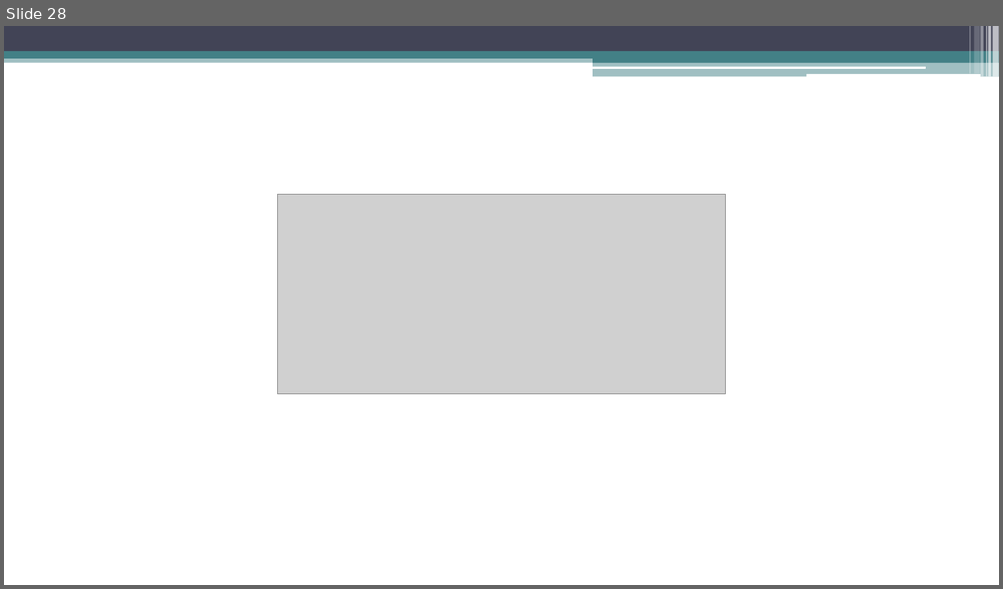
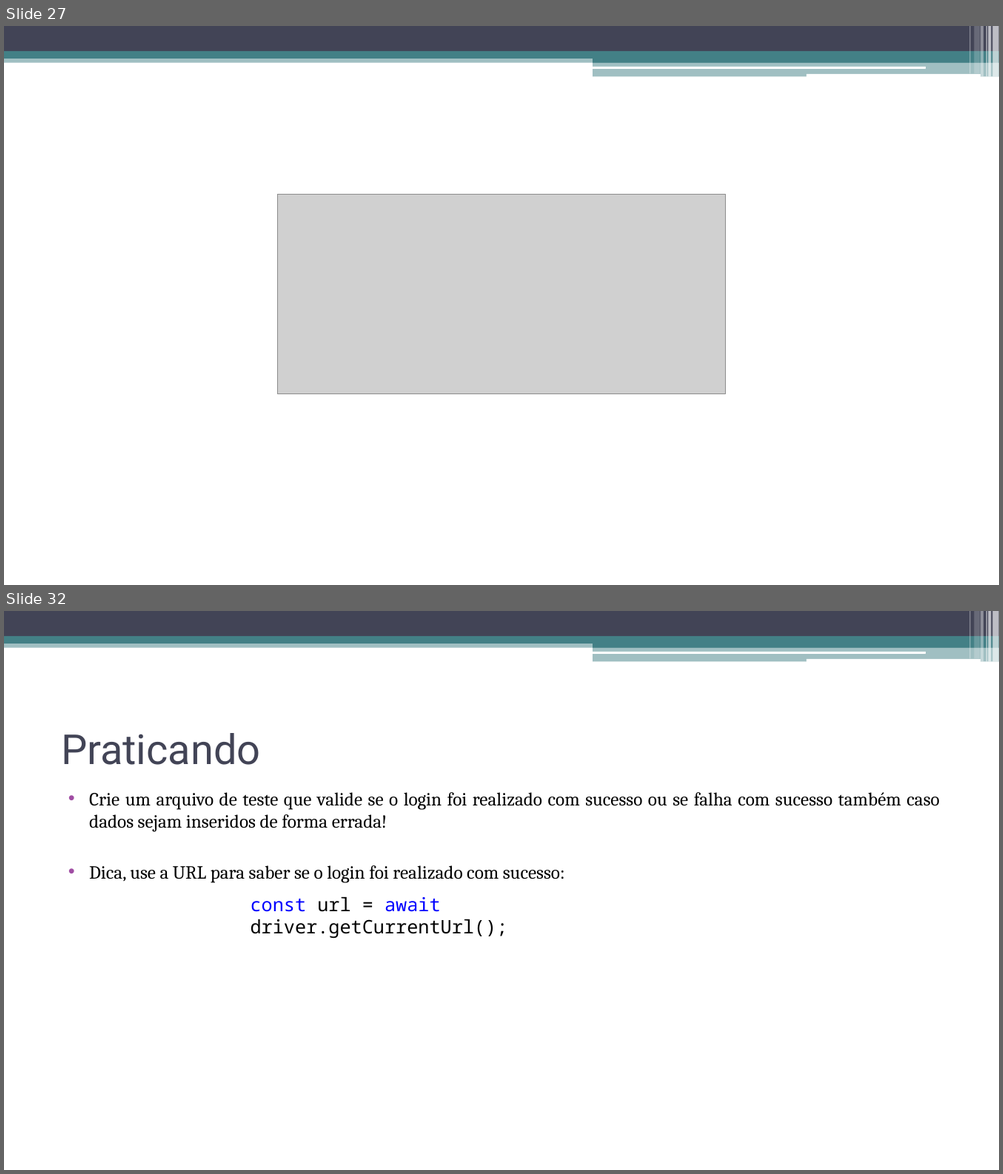
Before and after one commit to CarlosWGama/js-selenium, a slide deck: Teste - Selenium e Mocha.pptx. Shown one above the other, each under a label of ours: slide 28 before the commit, slides 27 and 32 after it; the slides between them are not shown. The pictures are 1003x589 and 1003x1174 pixels, drawn with LibreOffice and Linux fonts; fonts in the diff are those of the drawing; grey boxes stand for pictures. Boxes give left, top, right and bottom in pixels: in the first picture for what was removed or moved away, otherwise in the second. Text is boxed around its words. In the diff, an @@ line names an element or a change of style, - is before the commit and + after.

```diff
--- a/Teste - Selenium e Mocha.pptx
+++ b/Teste - Selenium e Mocha.pptx
@@ slide 32 added at (x1=4, y1=611, x2=999, y2=1170), background #FFFFFF; not listed: 13 template elements that a slide beside it also shows @@
@@ title added at (x1=61, y1=733, x2=261, y2=765), 40 pt, text #424456 @@
+Praticando
@@ text added at (x1=89, y1=792, x2=939, y2=883), 18 pt, text #000000 @@
+• Crie um arquivo de teste que valide se o login foi realizado com sucesso ou se falha com sucesso também caso dados sejam inseridos de forma errada!
+• Dica, use a URL para saber se o login foi realizado com sucesso:
@@ text added at (x1=250, y1=897, x2=508, y2=938), 18 pt, text #000000 @@
+const url = await driver.getCurrentUrl();
@@ what was slide 28 is now slide 27 @@
```
Also in this commit, not shown: 1 slide changed, 5 other slides added, 1 slide removed, 4 other files.
